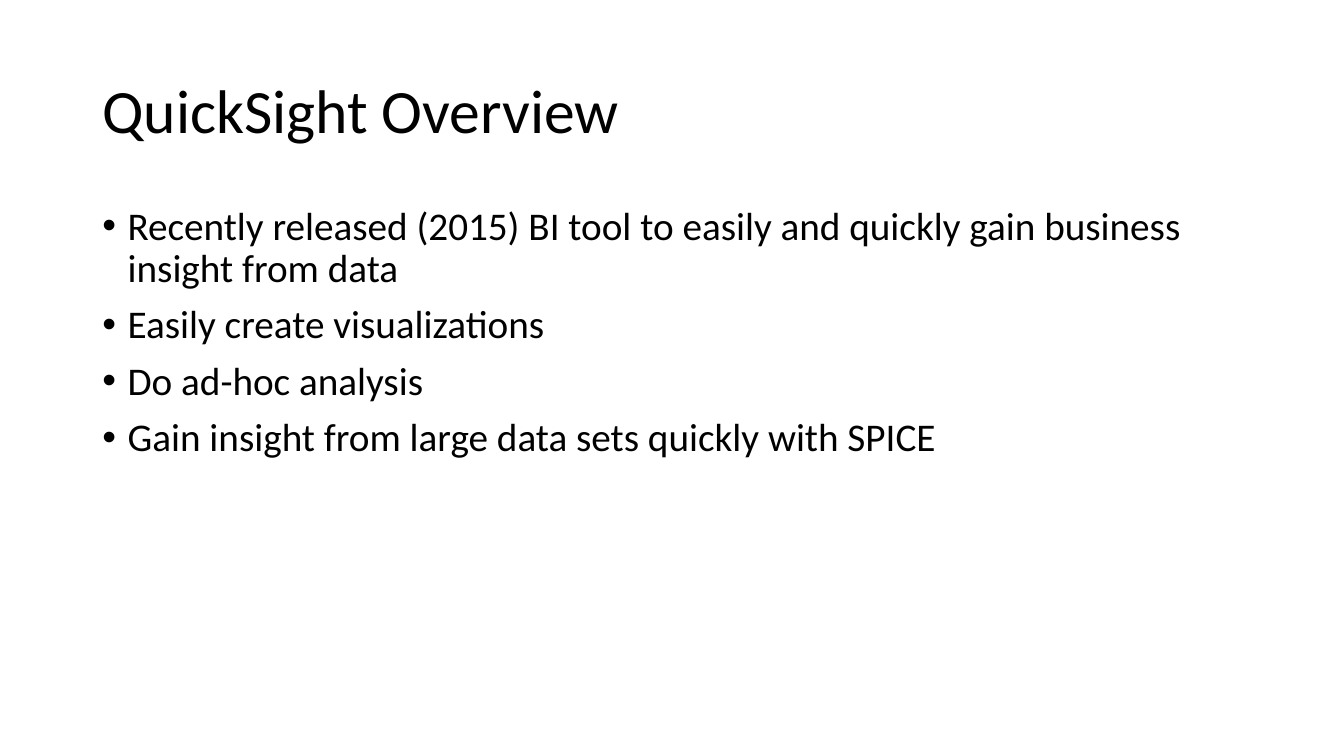
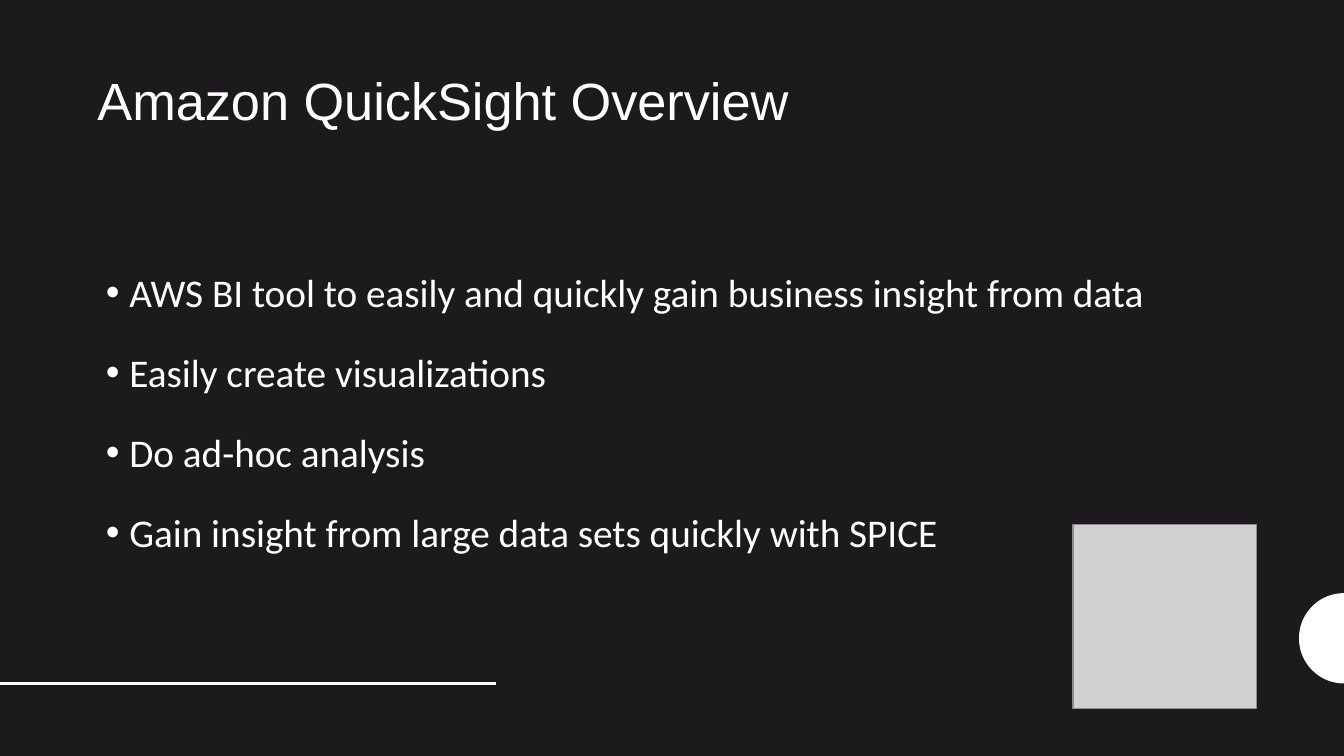
Before and after one commit to Team7-MSBA/BigData-AWS, a slide deck: slide 2 of QuickSight.pptx. Drawn at 1344x756 pixels with LibreOffice and Linux fonts; fonts in the diff are those of the drawing; grey boxes stand for pictures. Boxes give left, top, right and bottom in pixels: in the first picture for what was removed or moved away, otherwise in the second. Text is boxed around its words. In the diff, an @@ line names an element or a change of style, - is before the commit and + after.

```diff
--- a/QuickSight.pptx
+++ b/QuickSight.pptx
@@ background #FFFFFF to #1D1A1D @@
@@ title "Amazon QuickSight Overview" at <box>97,82,789,130</box>: vertical alignment middle to top @@
@@ title at <box>97,82,789,130</box>: text changed; size 44 to 37.3 pt; font Calibri to Arial; text colour #000000 to #FFFFFF @@
-QuickSight Overview
+Amazon QuickSight Overview
@@ text "AWS BI tool to easily ...": place and size @@
-text "AWS BI tool to easily ..." at <box>128,211,1180,458</box>
+text "AWS BI tool to easily ..." at <box>129,279,1143,554</box>
@@ text at <box>129,279,1143,314</box>: text changed; text colour #000000 to #FFFFFF @@
-• Recently released (2015) BI tool to easily and quickly gain business insight from data
+• AWS BI tool to easily and quickly gain business insight from data
@@ text at <box>129,359,937,554</box>: text colour #000000 to #FFFFFF in "Easily create visualizations", "Do ad-hoc analysis", "Gain insight from large data sets quickly ..."; indent changed; line spacing 0.9 to 1.5; less space between paragraphs @@
@@ picture added at <box>1073,525,1256,709</box> @@
@@ freeform shape added at <box>1300,593,1344,684</box>, fill #FFFFFF @@
@@ line added from (0, 684) to (496, 684), #FFFFFF 2 pt @@
```
Also in this commit, not shown: 7 other slides changed, 2 slides added, 2 slides removed.
